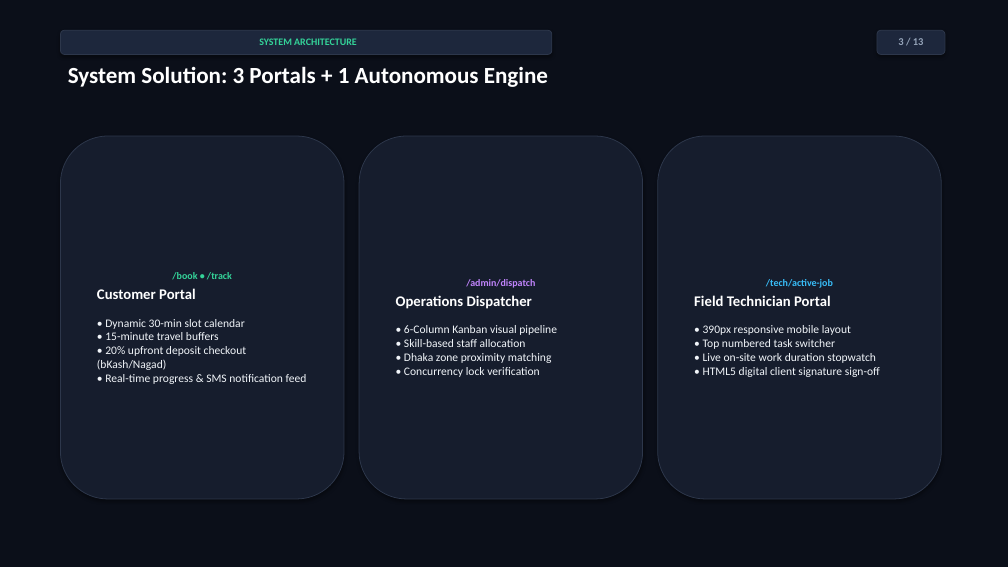
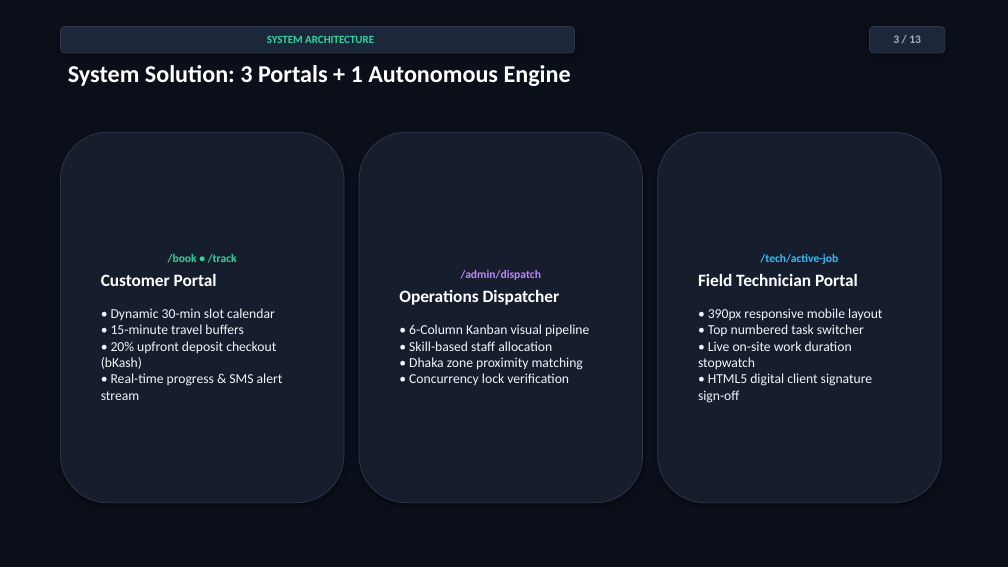
Before and after one commit to WarRinOP/operations-scheduling-platform, a slide deck: slide 3 of docs/presentation_slides.pptx. Drawn at 1008x567 pixels with LibreOffice and Linux fonts; fonts in the diff are those of the drawing. Boxes give left, top, right and bottom in pixels: in the first picture for what was removed or moved away, otherwise in the second. Text is boxed around its words. In the diff, an @@ line names an element or a change of style, - is before the commit and + after.

```diff
--- a/docs/presentation_slides.pptx
+++ b/docs/presentation_slides.pptx
@@ rounded rectangle "SYSTEM ARCHITECTURE": place and size @@
-rounded rectangle "SYSTEM ARCHITECTURE" at bbox=[60, 30, 552, 54]
+rounded rectangle "SYSTEM ARCHITECTURE" at bbox=[60, 26, 575, 53]
@@ rounded rectangle "SYSTEM ARCHITECTURE" at bbox=[60, 26, 575, 53]: size 9.5 to 10.5 pt @@
@@ rounded rectangle "3 / 13": place and size @@
-rounded rectangle "3 / 13" at bbox=[877, 30, 945, 54]
+rounded rectangle "3 / 13" at bbox=[870, 26, 945, 53]
@@ rounded rectangle "3 / 13" at bbox=[870, 26, 945, 53]: size 10 to 11 pt, text colour #94A3B8 to #A0AFC3 @@
@@ text "System Solution: 3 Portals + ..." at bbox=[68, 65, 571, 86]: size 22 to 23 pt @@
@@ rounded rectangle "/book • /track": place and size @@
-rounded rectangle "/book • /track" at bbox=[60, 136, 344, 499]
+rounded rectangle "/book • /track" at bbox=[60, 132, 344, 503]
@@ rounded rectangle "/admin/dispatch": place and size @@
-rounded rectangle "/admin/dispatch" at bbox=[359, 136, 643, 499]
+rounded rectangle "/admin/dispatch" at bbox=[359, 132, 643, 503]
@@ rounded rectangle "/admin/dispatch" at bbox=[359, 132, 643, 503]: size 9.5 to 11 pt in "/admin/dispatch"; size 14 to 16.5 pt in "Operations Dispatcher"; size 11 to 13 pt in "• 6-Column Kanban visual pipeline • Skill-based ..."; more space between paragraphs @@
@@ rounded rectangle "/tech/active-job": place and size @@
-rounded rectangle "/tech/active-job" at bbox=[658, 136, 941, 499]
+rounded rectangle "/tech/active-job" at bbox=[658, 132, 941, 503]
@@ rounded rectangle "/tech/active-job" at bbox=[658, 132, 941, 503]: size 9.5 to 11 pt in "/tech/active-job"; size 14 to 16.5 pt in "Field Technician Portal"; size 11 to 13 pt in "• 390px responsive mobile layout • Top ..."; more space between paragraphs @@
@@ text in rounded rectangle at bbox=[101, 254, 237, 286]: size 9.5 to 11 pt in "/book • /track"; size 14 to 16.5 pt in "Customer Portal" @@
@@ text in rounded rectangle at bbox=[101, 308, 283, 400]: text changed; size 11 to 13 pt @@
-• Dynamic 30-min slot calendar
-• 15-minute travel buffers
-• 20% upfront deposit checkout (bKash/Nagad)
-• Real-time progress & SMS notification feed
+• Dynamic 30-min slot calendar
+• 15-minute travel buffers
+• 20% upfront deposit checkout (bKash)
+• Real-time progress & SMS alert stream
```
Also in this commit, not shown: 12 other slides changed, 1 other file.
